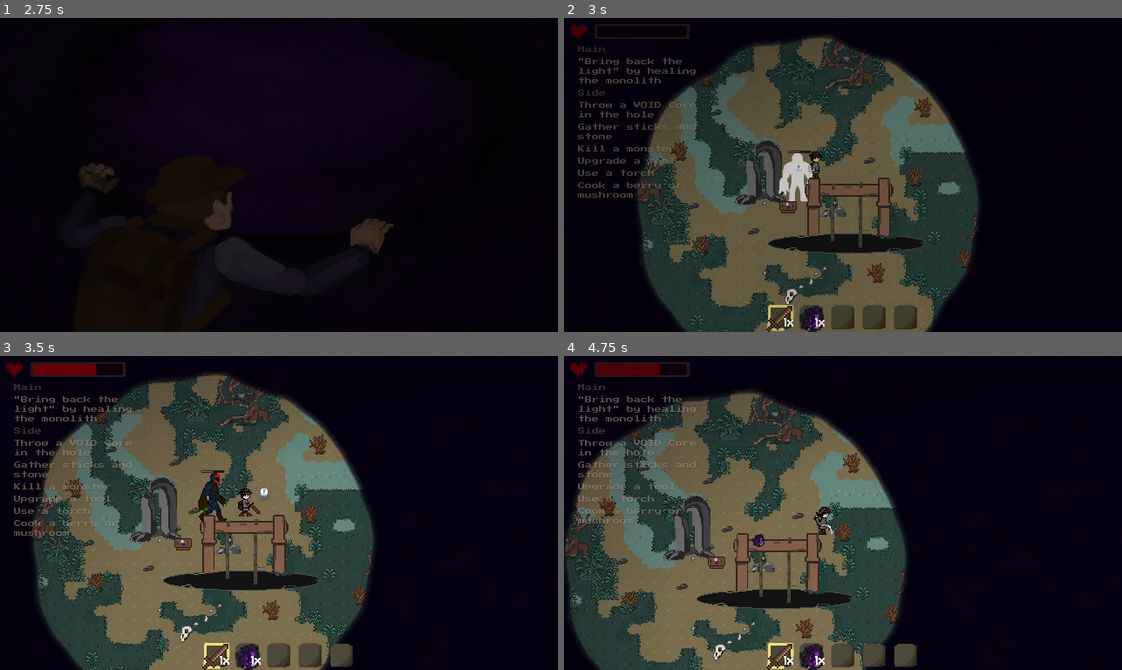
Above: before the commit, frames 1-4 (two rows, left to right).
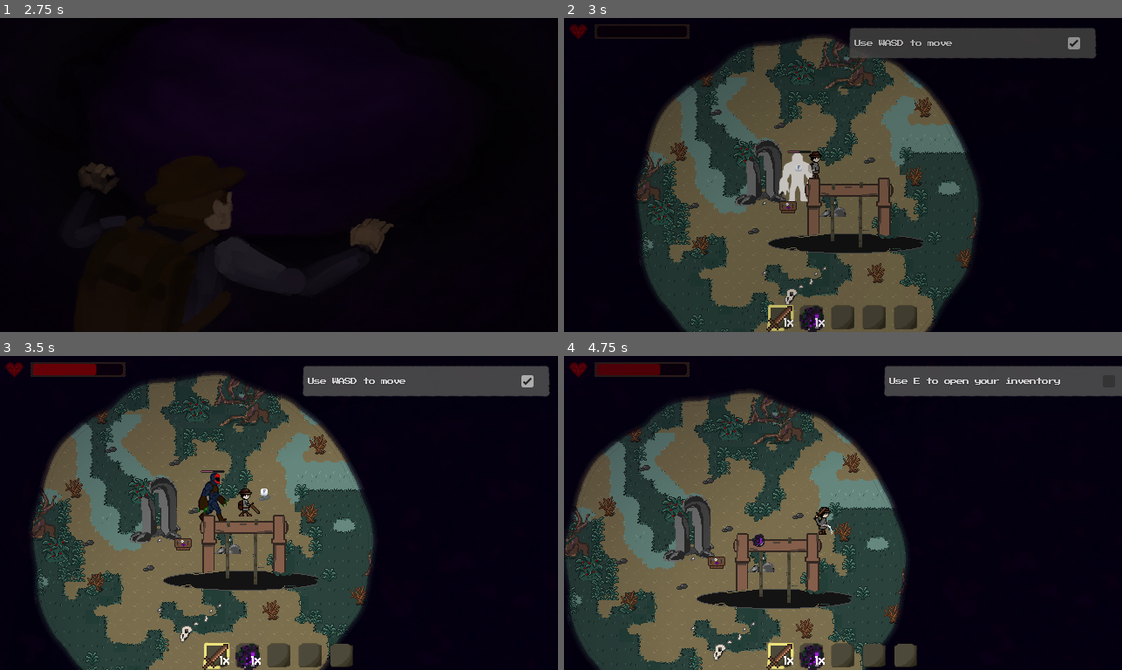
Above: after the commit, the same moments.

Repository: TimoRoggel/EverDark
Game: Godot game, scene res://UI/Main menu/main_menu.tscn
The game is run twice, just before and just after one commit, with the same random seed, the same clock (stepped at 60 frames per second) and the same inputs. The engine's default icon, where the game draws it, is replaced by a stand-in: a white triangle on a blue panel in a dark square. Sound files missing from this copy of the repository are replaced by a short silence.
Inputs (mouse positions are in pixels of both pictures, inside the frame that each line leads up to):
- Up to frame 1 (2.75 s): click "Start a new game" at 0.5 s; click "Start a new game" at 1.25 s; click "OK" at 2 s
- Up to frame 2 (3 s): tap Enter at 2.75 s; move the mouse to (965, 159) at 2.77 s; hold D (right) from 2.78 s (still down); tap R (eat) at 2.85 s; click (965, 159) at 2.92 s
- Up to frame 3 (3.5 s): keep holding D (right)
- Up to frame 4 (4.75 s): release D (right) at 3.5 s; drag from (731, 528) to (803, 582) at 3.52 s; move the mouse to (898, 443) at 4.27 s; hold D (right) from 4.28 s (still down); hold Right mouse button (block) from 4.28 s (still down); click (898, 443) at 4.42 s; tap R (eat) at 4.55 s

Frame 1 is identical in both runs. In frame 2, 5.5% of the frame differs, in the area x 2-96%, y 3-58%; in frame 3, 5.6%, in the area x 2-99%, y 3-58%; in frame 4, 5.4%.

Commit message:
show objectives overtime

Diff:
--- /dev/null
+++ b/UI/HUD/current_objective.gd
@@ -0,0 +1,67 @@
+extends NinePatchRect
+
+@onready var description: Label = %description
+@onready var check: CheckBox = %check
+@onready var complete_player: AudioStreamPlayer = %complete_player
+
+var shown: bool = true
+var override: bool = true
+
+func _ready() -> void:
+	GameManager.objective_finished.connect(update_objective)
+	override = true
+	await show_current_objective()
+	override = false
+
+func _physics_process(_delta: float) -> void:
+	if override:
+		return
+	if get_rect().has_point(get_global_mouse_position()):
+		if !shown:
+			show_tween()
+	else:
+		if shown:
+			hide_tween()
+
+func update_objective() -> void:
+	override = true
+	await close_current_objective()
+	await get_tree().create_timer(0.5, false).timeout
+	await show_current_objective()
+	override = false
+
+func close_current_objective() -> void:
+	complete_player.play()
+	check.button_pressed = true
+	await show_tween()
+	await get_tree().create_timer(0.5, false).timeout
+	hide_tween()
+	await tween_to(645.0)
+
+func show_current_objective() -> void:
+	check.button_pressed = false
+	description.text = GameManager.OBJECTIVE_DESCRIPTIONS[GameManager.OBJECTIVE_ORDER[GameManager.current_objective]]
+	show_tween()
+	await tween_to(345.0)
+	await get_tree().create_timer(1.5, false).timeout
+	await hide_tween()
+
+func show_tween() -> void:
+	shown = true
+	await tween_visibility(0.75)
+
+func hide_tween() -> void:
+	shown = false
+	await tween_visibility(0.25)
+
+func tween_to(target: float) -> void:
+	var tween: Tween = create_tween().set_ease(Tween.EASE_OUT).set_trans(Tween.TRANS_SPRING)
+	tween.tween_property(self, "global_position:x", target, 0.5)
+	tween.play()
+	await tween.finished
+
+func tween_visibility(target: float) -> void:
+	var tween: Tween = create_tween().set_ease(Tween.EASE_OUT).set_trans(Tween.TRANS_CIRC)
+	tween.tween_property(self, "modulate:a", target, 0.2)
+	tween.play()
+	await tween.finished
--- a/UI/HUD/hud.tscn
+++ b/UI/HUD/hud.tscn
@@ -1,11 +1,13 @@
-[gd_scene load_steps=12 format=3 uid="uid://beguyjw3ooy0v"]
+[gd_scene load_steps=14 format=3 uid="uid://beguyjw3ooy0v"]
 
 [ext_resource type="Script" uid="uid://b0d0063dp6gts" path="res://UI/HUD/hud.gd" id="1_ing8j"]
 [ext_resource type="Script" uid="uid://cd3a88w0gqwch" path="res://UI/HUD/health_bar.gd" id="2_te8l2"]
 [ext_resource type="Texture2D" uid="uid://cu6f32nh6t6ls" path="res://graphics/160x32_healthbar_01.png" id="3_te8l2"]
 [ext_resource type="Texture2D" uid="uid://dte73mhyjrmiu" path="res://graphics/160x32_virusbar_01.png" id="4_qdh7y"]
-[ext_resource type="Script" uid="uid://cad38seickdtu" path="res://UI/HUD/objectives.gd" id="5_dhie7"]
 [ext_resource type="FontFile" uid="uid://cwa26q5pik8ll" path="res://resources/fonts/PressStart2P-Regular.ttf" id="5_radol"]
+[ext_resource type="Script" uid="uid://e1vt54wi3f2r" path="res://UI/HUD/current_objective.gd" id="6_s83ig"]
+[ext_resource type="Texture2D" uid="uid://cutgeh5r6fune" path="res://graphics/ui_icons/hotbar_slot_normal.png" id="7_s83ig"]
+[ext_resource type="AudioStream" uid="uid://h0w1am78p3li" path="res://audio/sounds/objective_complete.wav" id="8_db5ks"]
 
 [sub_resource type="StyleBoxFlat" id="StyleBoxFlat_qdh7y"]
 bg_color = Color(1, 1, 1, 1)
@@ -26,12 +28,13 @@
 fill = 1
 fill_from = Vector2(0.5, 0.5)
 
-[sub_resource type="SystemFont" id="SystemFont_dhie7"]
-subpixel_positioning = 0
-keep_rounding_remainders = false
+[sub_resource type="FontVariation" id="FontVariation_db5ks"]
+base_font = ExtResource("5_radol")
+spacing_glyph = -1
 
 [sub_resource type="LabelSettings" id="LabelSettings_s83ig"]
-font = ExtResource("5_radol")
+line_spacing = 0.0
+font = SubResource("FontVariation_db5ks")
 font_size = 8
 shadow_size = 2
 shadow_color = Color(0, 0, 0, 0.1254902)
@@ -110,107 +113,61 @@
 mouse_filter = 2
 texture = SubResource("GradientTexture2D_radol")
 
-[node name="objectives" type="MarginContainer" parent="."]
-modulate = Color(0.6900825, 0.576342, 0.49026808, 0.5019608)
-custom_minimum_size = Vector2(140, 0)
+[node name="current_objective" type="NinePatchRect" parent="."]
+z_index = 10
+z_as_relative = false
+layout_mode = 0
+offset_left = 645.0
+offset_top = 9.0
+offset_right = 932.0
+offset_bottom = 49.0
+texture = ExtResource("7_s83ig")
+patch_margin_left = 8
+patch_margin_top = 8
+patch_margin_right = 8
+patch_margin_bottom = 8
+axis_stretch_horizontal = 1
+axis_stretch_vertical = 1
+script = ExtResource("6_s83ig")
+
+[node name="margin" type="MarginContainer" parent="current_objective"]
 layout_mode = 1
-anchors_preset = 9
+anchors_preset = 15
+anchor_right = 1.0
 anchor_bottom = 1.0
-offset_right = 176.0
+grow_horizontal = 2
 grow_vertical = 2
-theme_override_constants/margin_left = 16
-theme_override_constants/margin_top = 32
-theme_override_constants/margin_bottom = 8
-script = ExtResource("5_dhie7")
+mouse_filter = 2
+theme_override_constants/margin_left = 8
+theme_override_constants/margin_top = 0
+theme_override_constants/margin_right = 8
+theme_override_constants/margin_bottom = 0
 
-[node name="vbox" type="VBoxContainer" parent="objectives"]
+[node name="hbox" type="HBoxContainer" parent="current_objective/margin"]
 layout_mode = 2
-theme_override_constants/separation = 6
+mouse_filter = 2
 
-[node name="objectives_label" type="RichTextLabel" parent="objectives/vbox"]
+[node name="description" type="Label" parent="current_objective/margin/hbox"]
 unique_name_in_owner = true
-z_index = -14
+z_index = 10
 z_as_relative = false
-custom_minimum_size = Vector2(160, 8)
-layout_mode = 2
-theme_override_constants/paragraph_separation = -4
-theme_override_fonts/normal_font = SubResource("SystemFont_dhie7")
-theme_override_fonts/bold_font = ExtResource("5_radol")
-theme_override_font_sizes/normal_font_size = 12
-theme_override_font_sizes/bold_font_size = 8
-bbcode_enabled = true
-text = "[b]Main[/b]"
-fit_content = true
-scroll_active = false
-
-[node name="main_objective" type="Label" parent="objectives/vbox"]
-unique_name_in_owner = true
 custom_minimum_size = Vector2(160, 0)
 layout_mode = 2
+size_flags_horizontal = 3
 text = "\"Bring back the light\" by healing the monolith"
 label_settings = SubResource("LabelSettings_s83ig")
 autowrap_mode = 3
 
-[node name="side_label" type="RichTextLabel" parent="objectives/vbox"]
+[node name="check" type="CheckBox" parent="current_objective/margin/hbox"]
 unique_name_in_owner = true
-z_index = -14
-z_as_relative = false
-custom_minimum_size = Vector2(160, 8)
 layout_mode = 2
-theme_override_constants/paragraph_separation = -4
-theme_override_fonts/normal_font = SubResource("SystemFont_dhie7")
-theme_override_fonts/bold_font = ExtResource("5_radol")
-theme_override_font_sizes/normal_font_size = 12
-theme_override_font_sizes/bold_font_size = 8
-bbcode_enabled = true
-text = "[b]Side[/b]"
-fit_content = true
-scroll_active = false
+size_flags_horizontal = 0
+mouse_filter = 2
+button_mask = 0
+flat = true
 
-[node name="side_make_lumin" type="Label" parent="objectives/vbox"]
+[node name="complete_player" type="AudioStreamPlayer" parent="current_objective"]
 unique_name_in_owner = true
-custom_minimum_size = Vector2(160, 0)
-layout_mode = 2
-text = "Throw a VOID Core in the hole"
-label_settings = SubResource("LabelSettings_s83ig")
-autowrap_mode = 3
-
-[node name="side_gather" type="Label" parent="objectives/vbox"]
-unique_name_in_owner = true
-custom_minimum_size = Vector2(160, 0)
-layout_mode = 2
-text = "Gather sticks and stone"
-label_settings = SubResource("LabelSettings_s83ig")
-autowrap_mode = 3
-
-[node name="side_kill" type="Label" parent="objectives/vbox"]
-unique_name_in_owner = true
-custom_minimum_size = Vector2(160, 0)
-layout_mode = 2
-text = "Kill a monster"
-label_settings = SubResource("LabelSettings_s83ig")
-autowrap_mode = 3
-
-[node name="side_upgrade" type="Label" parent="objectives/vbox"]
-unique_name_in_owner = true
-custom_minimum_size = Vector2(160, 0)
-layout_mode = 2
-text = "Upgrade a tool"
-label_settings = SubResource("LabelSettings_s83ig")
-autowrap_mode = 3
-
-[node name="side_expand" type="Label" parent="objectives/vbox"]
-unique_name_in_owner = true
-custom_minimum_size = Vector2(160, 0)
-layout_mode = 2
-text = "Use a torch"
-label_settings = SubResource("LabelSettings_s83ig")
-autowrap_mode = 3
-
-[node name="side_cook" type="Label" parent="objectives/vbox"]
-unique_name_in_owner = true
-custom_minimum_size = Vector2(160, 0)
-layout_mode = 2
-text = "Cook a berry or mushroom"
-label_settings = SubResource("LabelSettings_s83ig")
-autowrap_mode = 3
+stream = ExtResource("8_db5ks")
+volume_db = -6.0
+bus = &"SFX"
--- a/scripts/characters/player/player_controller.gd
+++ b/scripts/characters/player/player_controller.gd
@@ -32,6 +32,7 @@
 	SaveSystem.track("lumin_positions", Generator.get_lumin_positions, Generator.set_lumin_positions, [Vector2(8,8)])
 	SaveSystem.track("lumin_sizes", Generator.get_lumin_sizes, Generator.set_lumin_sizes, [Generator.LUMIN_START_SIZE])
 	SaveSystem.track("seed", Generator.get_seed, Generator.set_seed, randi())
+	SaveSystem.track("objectives_done", func() -> int: return GameManager.objectives_done, GameManager.set_objectives, 0)
 	super()
 	GameManager.player = self
 	await get_tree().process_frame
--- a/scripts/components/input_component.gd
+++ b/scripts/components/input_component.gd
@@ -53,6 +53,8 @@
 	if Input.is_action_just_released("dash"):
 		walk.emit()
 	movement = Input.get_vector("left", "right", "up", "down")
+	if movement.length() > 0.0:
+		GameManager.finish_objective(7)
 	attacking = Input.is_action_pressed("attack") && !GameManager.is_ui_open()
 	blocking = Input.is_action_pressed("block") && !GameManager.is_ui_open()
 	#dashing = Input.is_action_pressed("dash")
--- a/scripts/components/inventory_component.gd
+++ b/scripts/components/inventory_component.gd
@@ -25,7 +25,7 @@
 	container.visible = true
 	if controller.hotbar:
 		controller.hotbar.visible = false
-
+	GameManager.finish_objective(8)
 	GameManager.set_active_ui(self)
 
 func close() -> void:
--- a/scripts/globals/game_manager.gd
+++ b/scripts/globals/game_manager.gd
@@ -1,4 +1,17 @@
 extends Node
+
+const OBJECTIVE_DESCRIPTIONS: PackedStringArray = [
+	"\"Bring back the light\" by healing the monolith",
+	"Throw a VOID Core in the hole",
+	"Gather sticks and stone",
+	"Kill a monster",
+	"Upgrade a tool",
+	"Use a torch",
+	"Cook a berry or mushroom",
+	"Use WASD to move",
+	"Use E to open your inventory",
+]
+const OBJECTIVE_ORDER: PackedInt32Array = [7,8,1,2,3,6,4,5,0]
 
 var stored_values: Dictionary[Node, Variant] = {}
 var fetched_types: Dictionary[Variant, Array] = {}
@@ -9,8 +22,10 @@
 var paused : bool = false
 var ui_open : bool = false
 var objectives_done: int = 0
+var current_objective: int = 0
 
 signal ending
+signal objective_finished
 
 func _process(_delta: float) -> void:
 	if slowdown_timer <= Time.get_ticks_msec():
@@ -113,10 +128,33 @@
 	show_controls_overlay = value
 	controls_visibility_changed.emit(show_controls_overlay)
 
+func set_objectives(val: int) -> void:
+	objectives_done = val
+
+	var index: int = 0
+	for i: int in OBJECTIVE_ORDER:
+		var byte: int = roundi(pow(2.0, float(i)))
+		if !(objectives_done & byte == byte):
+			current_objective = index
+			return
+		index += 1
+	current_objective = -1
+
 func finish_objective(index: int) -> void:
 	var byte: int = roundi(pow(2.0, float(index)))
 	if !(objectives_done & byte == byte):
 		objectives_done += byte
+		var current_index: int = OBJECTIVE_ORDER.find(index)
+		if current_objective == current_index:
+			objective_finished.emit()
+			if current_objective == OBJECTIVE_ORDER.size() - 1:
+				current_objective = -1
+			else:
+				current_objective += 1
+				byte = roundi(pow(2.0, float(OBJECTIVE_ORDER[current_objective])))
+				while objectives_done & byte == byte:
+					byte = roundi(pow(2.0, float(OBJECTIVE_ORDER[current_objective])))
+					current_objective += 1
 
 func end() -> void:
 	ending.emit()
Not shown, added: UI/HUD/current_objective.gd.uid
Not shown, added: audio/sounds/objective_complete.wav.import
Not shown, added: audio/sounds/objective_complete.wav
